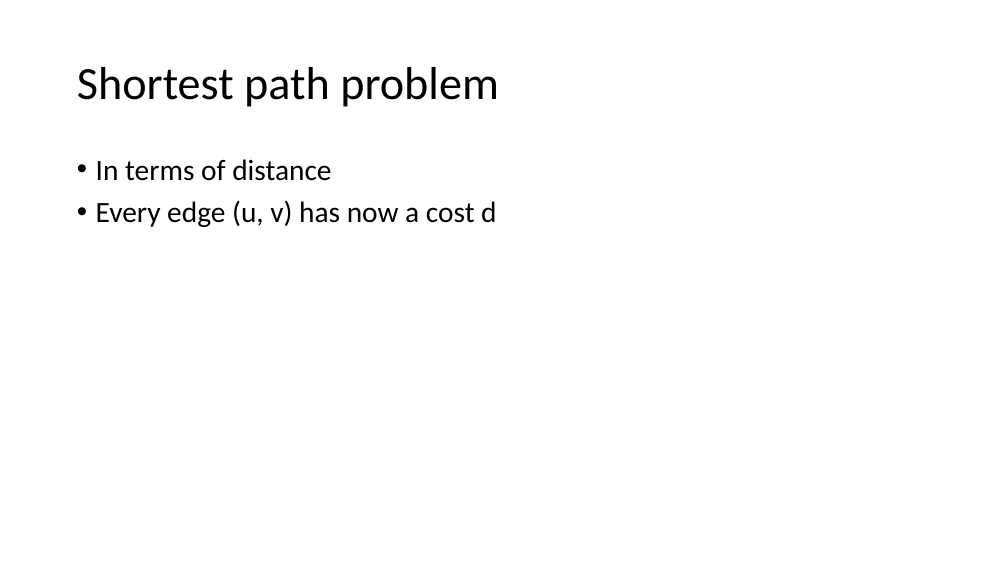
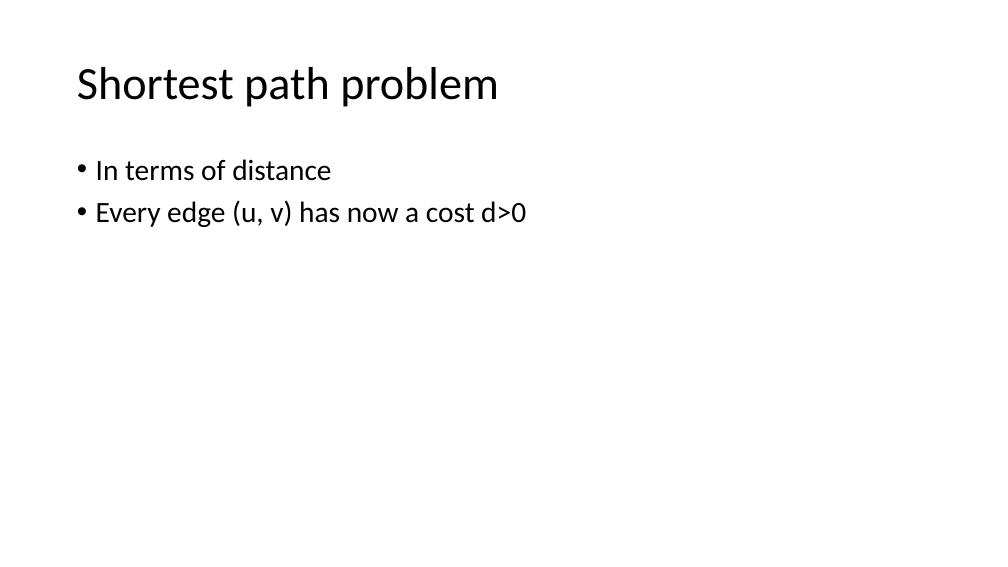
Before and after one commit to kwea123/cpp_data_algo, a slide deck: slide 2 of 7_Graph2.pptx. Drawn at 1008x567 pixels with LibreOffice and Linux fonts; fonts in the diff are those of the drawing. Boxes give left, top, right and bottom in pixels: in the first picture for what was removed or moved away, otherwise in the second. Text is boxed around its words. In the diff, an @@ line names an element or a change of style, - is before the commit and + after.

```diff
--- a/7_Graph2.pptx
+++ b/7_Graph2.pptx
@@ text at box(96, 200, 526, 227): text changed @@
-• Every edge (u, v) has now a cost d
+• Every edge (u, v) has now a cost d>0
```
Also in this commit, not shown: 16 other files.
